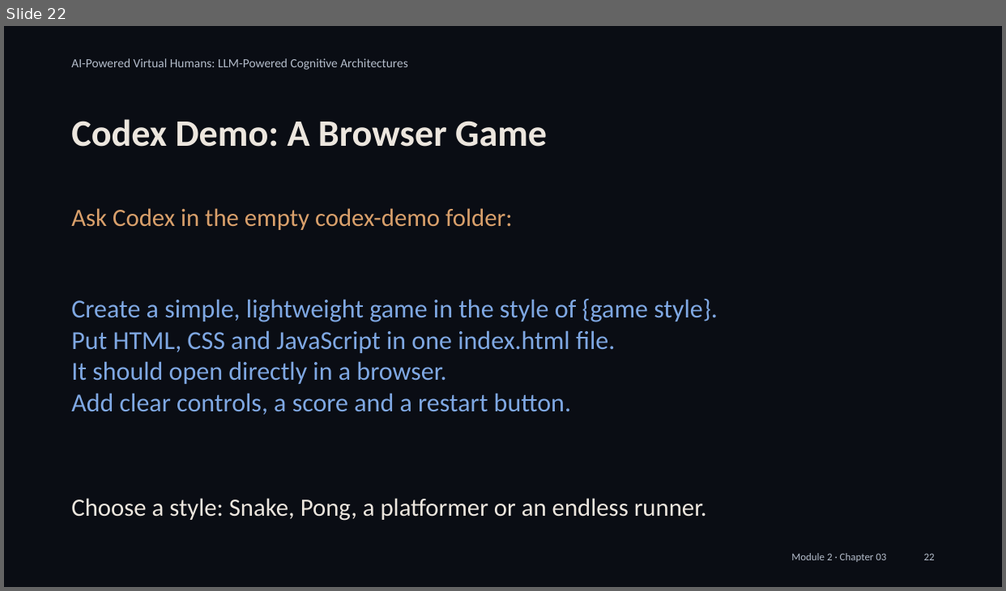
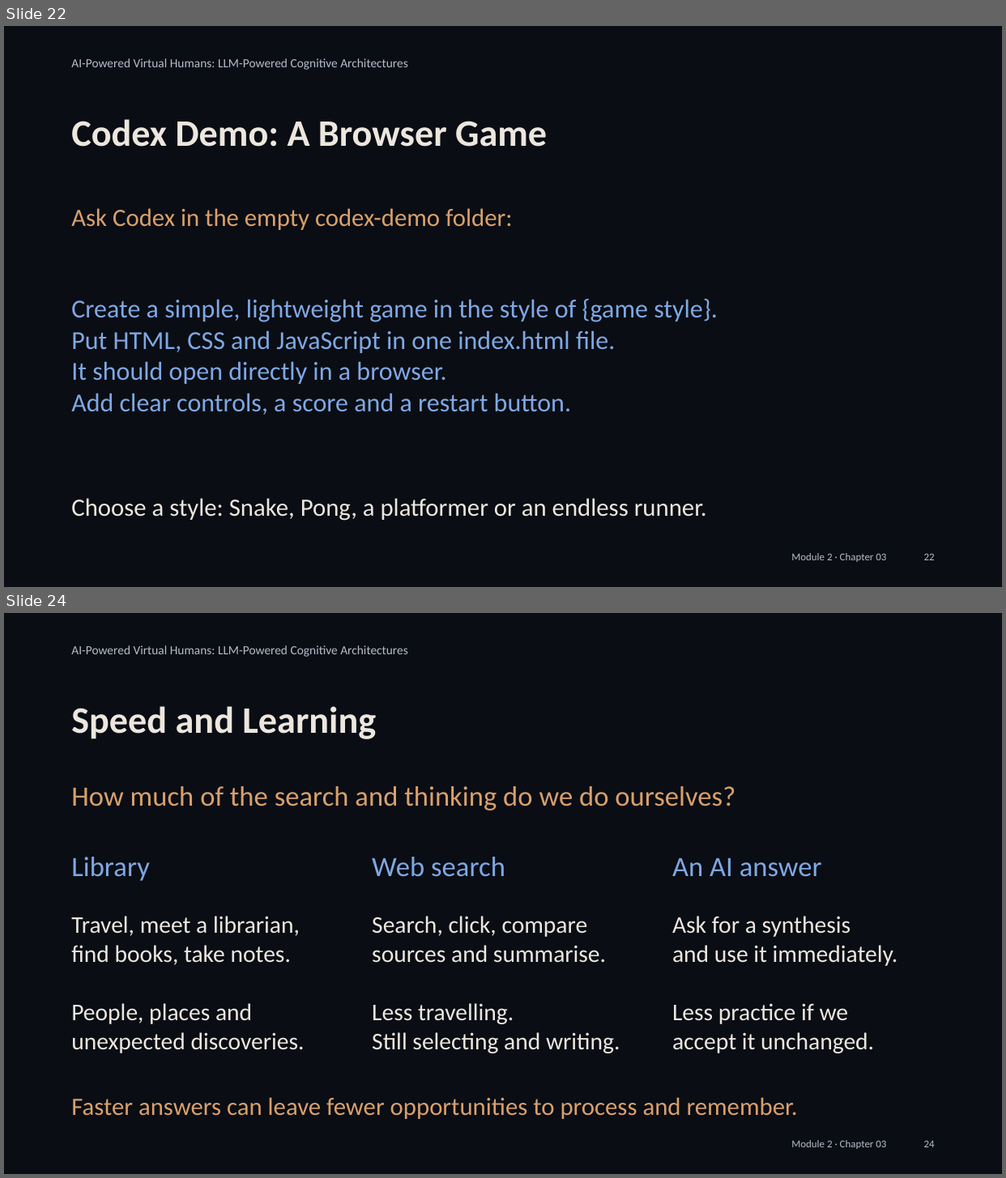
Before and after one commit to alessandropec/virtual-humans-cognitive-architectures, a slide deck: virtual_human_course/Module_2/Chapter_03/Slides/Module_2_Chapter_03_Integration_with_the_Virtual_Human.pptx. Shown one above the other, each under a label of ours: slide 22 before the commit, slides 22 and 24 after it; the slides between them are not shown. The pictures are 1006x591 and 1006x1178 pixels, drawn with LibreOffice and Linux fonts; fonts in the diff are those of the drawing. Boxes give left, top, right and bottom in pixels: in the first picture for what was removed or moved away, otherwise in the second. Text is boxed around its words. In the diff, an @@ line names an element or a change of style, - is before the commit and + after.

Commit message:
Add a brief discussion of AI, cognitive effort and learning

```diff
--- a/virtual_human_course/Module_2/Chapter_03/Slides/Module_2_Chapter_03_Integration_with_the_Virtual_Human.pptx
+++ b/virtual_human_course/Module_2/Chapter_03/Slides/Module_2_Chapter_03_Integration_with_the_Virtual_Human.pptx
@@ slide 24 added at box(4, 613, 1002, 1174), background #0A0D14 @@
@@ text added at box(71, 645, 407, 657), 9 pt, text #B4BDCB @@
+AI-Powered Virtual Humans: LLM-Powered Cognitive Architectures
@@ text added at box(71, 706, 376, 739), 27 pt, text #ECE6DE, bold @@
+Speed and Learning
@@ text added at box(71, 786, 735, 811), 20.2 pt, text #D9A06B @@
+How much of the search and thinking do we do ourselves?
@@ text added at box(71, 857, 150, 881), 20.2 pt, text #7FA8E3 @@
+Library
@@ text added at box(372, 857, 505, 877), 20.2 pt, text #7FA8E3 @@
+Web search
@@ text added at box(672, 858, 822, 877), 20.2 pt, text #7FA8E3 @@
+An AI answer
@@ text added at box(71, 916, 305, 1054), 17.2 pt, text #ECE6DE @@
+Travel, meet a librarian,
+find books, take notes.
+People, places and
+unexpected discoveries.
@@ text added at box(372, 916, 620, 1054), 17.2 pt, text #ECE6DE @@
+Search, click, compare
+sources and summarise.
+Less travelling.
+Still selecting and writing.
@@ text added at box(672, 916, 898, 1054), 17.2 pt, text #ECE6DE @@
+Ask for a synthesis
+and use it immediately.
+Less practice if we
+accept it unchanged.
@@ text added at box(71, 1097, 798, 1119), 18 pt, text #D9A06B @@
+Faster answers can leave fewer opportunities to process and remember.
@@ text added at box(791, 1140, 886, 1149), 7.5 pt, text #B4BDCB @@
+Module 2 · Chapter 03
@@ text added at box(924, 1140, 935, 1148), 7.5 pt, text #B4BDCB @@
+24
```
Also in this commit, not shown: 8 slides changed, 2 other slides added, 2 other files.
